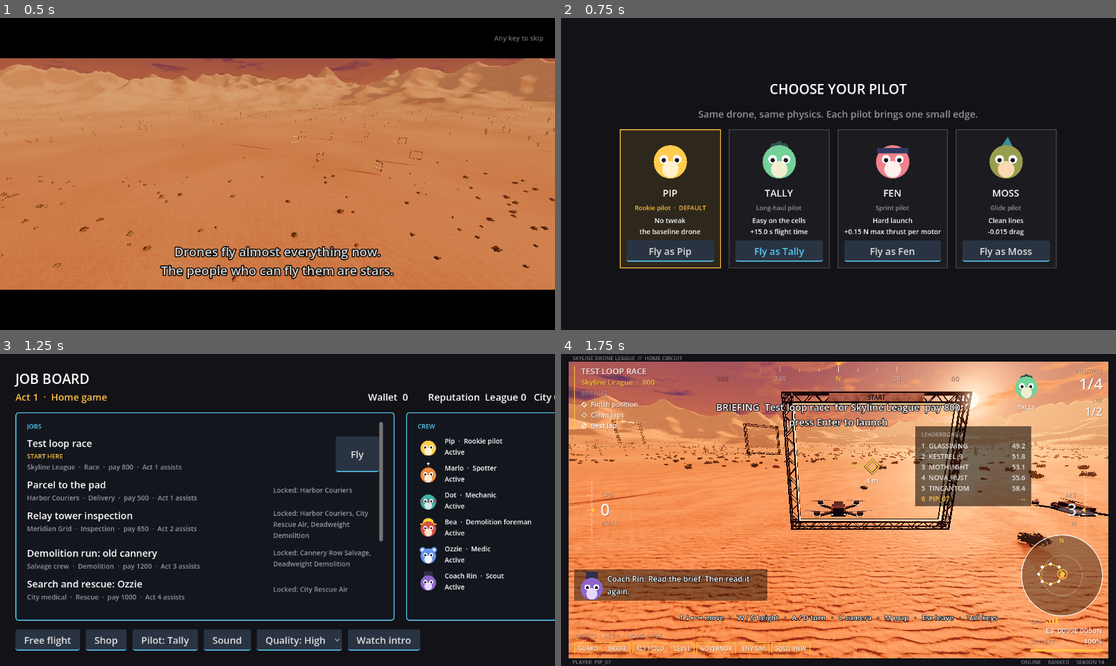
Above: before the commit, frames 1-4 (two rows, left to right).
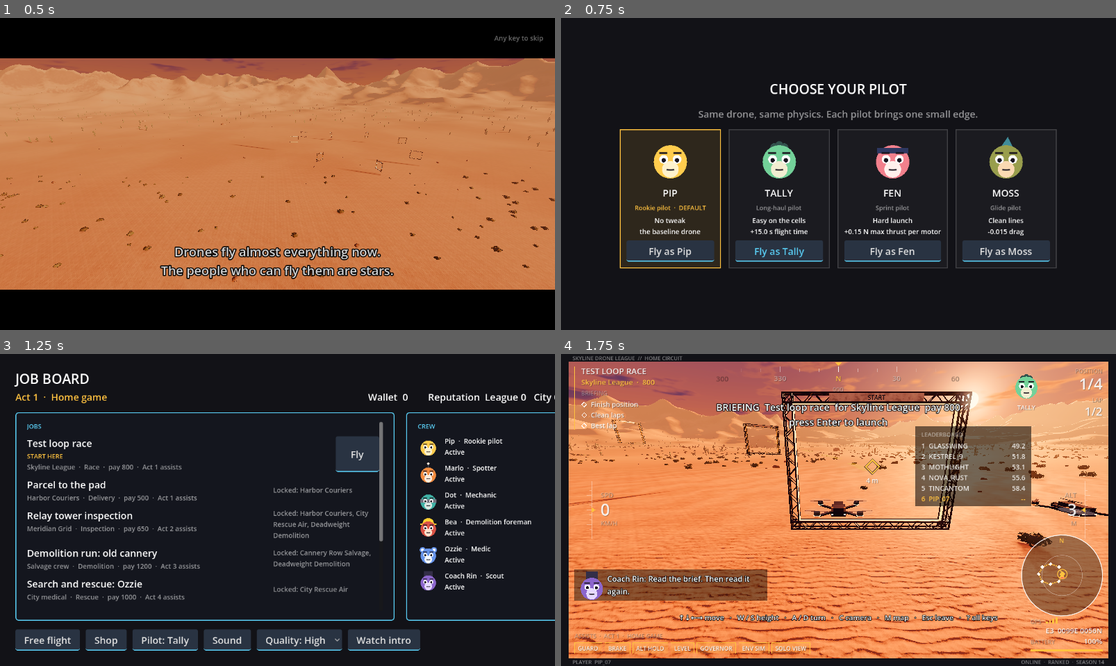
Above: after the commit, the same moments.

Repository: avdrav1/drone-sports
Game: Godot game, scene res://scenes/story/intro.tscn
The game is run twice, just before and just after one commit, with the same random seed, the same clock (stepped at 60 frames per second) and the same inputs.
Inputs (mouse positions are in pixels of both pictures, inside the frame that each line leads up to):
- Up to frame 1 (0.5 s): no input
- Up to frame 2 (0.75 s): tap Enter (ui_accept) at 0.5 s; move the mouse to (960, 158) at 0.52 s; hold Right (roll_right) from 0.53 s (still down); hold C (cycle_camera) from 0.53 s (still down); click (960, 158) at 0.67 s
- Up to frame 3 (1.25 s): keep holding Right (roll_right); keep holding C (cycle_camera); tap Enter (ui_accept) at 0.77 s
- Up to frame 4 (1.75 s): release Right (roll_right) at 1.25 s; release C (cycle_camera) at 1.25 s; click "Fly" at 1.25 s

Frame 1 is identical in both runs. In frame 2, 0.1% of the frame differs, in the area x 17-83%, y 42-49%; in frame 3, less than 0.1%; in frame 4, less than 0.1%.

Commit message:
Story 17.1: Face rig
Co-Authored-By: Claude Opus 5.5 <noreply@anthropic.com>

Diff:
--- a/scripts/ui/character_portrait.gd
+++ b/scripts/ui/character_portrait.gd
@@ -1,24 +1,107 @@
 class_name CharacterPortrait
 extends Control
 # A character's face. Uses the portrait texture when there is one; otherwise a
-# placeholder in the cast's shape language: a round body, big eyes, two or three
+# face drawn in the cast's shape language: a round body, big eyes, two or three
 # colors, and one silhouette feature per character. Readable at 64 px.
-# Greyed out when the character is dead.
+# Story 17.1: the drawn face has brows, lids, pupils and a mouth, one of
+# EXPRESSIONS, blinks on a seeded timer, and moves its mouth while `talking`.
+# Greyed out, eyes closed, when the character is dead.
+
+const EXPRESSIONS: Array[StringName] = [&"neutral", &"happy", &"determined", &"worried", &"shocked", &"sad"]
+
+## Face parameters per expression. brow_angle in radians, positive pulls the
+## inner ends down (a frown), negative lifts them (worry); brow_height, mouth
+## width and pupil offsets are fractions of the face; lid 1 is wide open, 0
+## shut; mouth_curve positive smiles, negative frowns; mouth_open 0 is a line.
+const POSES := {
+	&"neutral": {"brow_angle": 0.0, "brow_height": 0.0, "lid": 1.0, "pupil": Vector2.ZERO, "mouth_width": 0.42, "mouth_curve": 0.08, "mouth_open": 0.0},
+	&"happy": {"brow_angle": -0.08, "brow_height": 0.06, "lid": 0.7, "pupil": Vector2.ZERO, "mouth_width": 0.6, "mouth_curve": 0.6, "mouth_open": 0.4},
+	&"determined": {"brow_angle": 0.38, "brow_height": -0.06, "lid": 0.6, "pupil": Vector2.ZERO, "mouth_width": 0.4, "mouth_curve": -0.1, "mouth_open": 0.0},
+	&"worried": {"brow_angle": -0.36, "brow_height": 0.07, "lid": 1.0, "pupil": Vector2(0.35, -0.15), "mouth_width": 0.34, "mouth_curve": -0.22, "mouth_open": 0.06},
+	&"shocked": {"brow_angle": -0.12, "brow_height": 0.18, "lid": 1.0, "pupil": Vector2.ZERO, "mouth_width": 0.34, "mouth_curve": 0.0, "mouth_open": 0.9},
+	&"sad": {"brow_angle": -0.42, "brow_height": -0.02, "lid": 0.55, "pupil": Vector2(0.0, 0.4), "mouth_width": 0.4, "mouth_curve": -0.5, "mouth_open": 0.0},
+}
+## Seconds between blinks, and how long the lids stay shut.
+const BLINK_GAP := Vector2(2.0, 6.0)
+const BLINK_LENGTH := Vector2(0.1, 0.2)
+const INK := Color(0.1, 0.08, 0.12)
 
 @export var character: Character
 ## Drawn greyed, e.g. for a dead character on the roster.
 @export var greyed := false
+## One of EXPRESSIONS.
+@export var expression: StringName = &"neutral"
+## While true the mouth opens and closes.
+@export var talking := false
+## Seeds the blink timer; -1 uses the character's id, so a face always blinks alike.
+@export var blink_seed := -1
+
+## Seconds this face has been alive; drives blinks and talking.
+var time := 0.0
 
 func _ready() -> void:
 	if custom_minimum_size == Vector2.ZERO:
 		custom_minimum_size = Vector2(64, 64)
 
+func _process(delta: float) -> void:
+	time += delta
+	if drawn():
+		queue_redraw()
+
+## True when the face is drawn in code; a `portrait` texture overrides it.
+func drawn() -> bool:
+	return character != null and character.portrait == null
+
+## The face for `expr` at `t` seconds: brow_angle, brow_height, lid, pupil,
+## mouth_width, mouth_curve, mouth_open. Pure, so tests read the face, not pixels.
+static func pose(expr: StringName, t: float, is_talking := false, rng_seed := 0) -> Dictionary:
+	var p: Dictionary = POSES.get(expr, POSES[&"neutral"]).duplicate()
+	if blinking(rng_seed, t):
+		p.lid = 0.0
+	if is_talking:
+		# Two rhythms beating against each other, so it reads as speech, not a metronome.
+		var wave := absf(sin(t * 11.0)) * (0.65 + 0.35 * sin(t * 3.7))
+		p.mouth_open = clampf(p.mouth_open * 0.5 + 0.08 + 0.5 * wave, 0.0, 1.0)
+	return p
+
+## Each blink up to `until` seconds as Vector2(start, length), the same for the same seed.
+static func blinks(rng_seed: int, until: float) -> Array[Vector2]:
+	var rng := RandomNumberGenerator.new()
+	rng.seed = rng_seed
+	var out: Array[Vector2] = []
+	var at := rng.randf_range(BLINK_GAP.x, BLINK_GAP.y)
+	while at <= until:
+		var length := rng.randf_range(BLINK_LENGTH.x, BLINK_LENGTH.y)
+		out.append(Vector2(at, length))
+		at += length + rng.randf_range(BLINK_GAP.x, BLINK_GAP.y)
+	return out
+
+static func blinking(rng_seed: int, t: float) -> bool:
+	for b in blinks(rng_seed, t):
+		if t < b.x + b.y:
+			return true
+	return false
+
+func is_dead() -> bool:
+	return greyed or (character != null and not Roster.is_alive(character.id))
+
+## The face as drawn now: the dead keep their lids shut and stop talking.
+func current_pose() -> Dictionary:
+	var s := blink_seed
+	if s < 0:
+		s = hash(character.id) if character else 0
+	if is_dead():
+		var p := pose(expression, 0.0, false, s)
+		p.lid = 0.0
+		return p
+	return pose(expression, time, talking, s)
+
 func _draw() -> void:
 	if character == null:
 		return
 	var s := minf(size.x, size.y)
 	var c := size * 0.5
-	if character.portrait:
+	if not drawn():
 		draw_texture_rect(character.portrait, Rect2(c - Vector2.ONE * s * 0.5, Vector2.ONE * s), false, _tone(Color.WHITE))
 		return
 	var body := _tone(character.colors[0])
@@ -35,10 +118,65 @@
 	elif character.shape == &"visor":
 		# Racing visor pushed up on the forehead.
 		draw_rect(Rect2(center - Vector2(r * 0.95, r * 0.82), Vector2(r * 1.9, r * 0.32)), detail)
+	var p := current_pose()
+	var ink := _tone(INK)
+	var line := maxf(r * 0.08, 1.0)
 	for side in [-1.0, 1.0]:
 		var eye := center + Vector2(side * r * 0.4, -r * 0.15)
-		draw_circle(eye, r * 0.26, Color.WHITE)
-		draw_circle(eye + Vector2(0, r * 0.05), r * 0.13, _tone(Color(0.1, 0.08, 0.12)))
+		_draw_eye(eye, r * 0.26, p, body, ink, line)
+		_draw_brow(eye, r * 0.26, r, side, p, ink, line)
+	_draw_mouth(center + Vector2(0, r * 0.47), r, p, ink, line)
+
+func _draw_eye(eye: Vector2, er: float, p: Dictionary, lid_color: Color, ink: Color, line: float) -> void:
+	draw_circle(eye, er, _tone(Color.WHITE))
+	var pupil: Vector2 = p.pupil
+	draw_circle(eye + Vector2(0, er * 0.2) + pupil * er * 0.4, er * 0.5, ink)
+	var lid: float = p.lid
+	if lid >= 1.0:
+		return
+	# The lid: the part of the eye above a cut that falls as the eye closes.
+	var cut := er * (1.0 - 2.0 * lid)
+	var reach := er + 0.75
+	var half := acos(clampf(-cut / reach, -1.0, 1.0))
+	var pts := PackedVector2Array()
+	for i in 13:
+		var a := lerpf(-half, half, i / 12.0)
+		pts.append(eye + Vector2(sin(a), -cos(a)) * reach)
+	draw_colored_polygon(pts, lid_color)
+	var edge := sqrt(maxf(er * er - cut * cut, 0.0))
+	if lid <= 0.0:
+		# Shut: a soft downward curve.
+		draw_polyline(PackedVector2Array([eye + Vector2(-er, er * 0.1), eye + Vector2(0, er * 0.45), eye + Vector2(er, er * 0.1)]), ink, line, true)
+	else:
+		draw_line(eye + Vector2(-edge, cut), eye + Vector2(edge, cut), ink, line, true)
+
+func _draw_brow(eye: Vector2, er: float, r: float, side: float, p: Dictionary, ink: Color, line: float) -> void:
+	var mid := eye + Vector2(side * er * 0.1, -er * 1.45 - float(p.brow_height) * r)
+	# Rotate so the inner end (toward the nose) drops when brow_angle is positive.
+	var along := Vector2.RIGHT.rotated(-side * float(p.brow_angle)) * er * 0.85
+	draw_line(mid - along, mid + along, ink, line * 1.3, true)
+
+func _draw_mouth(m: Vector2, r: float, p: Dictionary, ink: Color, line: float) -> void:
+	var half: float = p.mouth_width * r * 0.5
+	var curve: float = p.mouth_curve * r * 0.2
+	var open: float = p.mouth_open * r * 0.32
+	var top := PackedVector2Array()
+	var bottom := PackedVector2Array()
+	for i in 9:
+		var u := lerpf(-1.0, 1.0, i / 8.0)
+		var bulge := 1.0 - u * u
+		var y := curve * bulge
+		top.append(m + Vector2(u * half, y - open * 0.35 * bulge))
+		if i > 0 and i < 8:
+			# The lower lip shares the corners with the upper one.
+			bottom.append(m + Vector2(u * half, y + open * 0.65 * bulge))
+	if open < line:
+		draw_polyline(top, ink, line, true)
+		return
+	bottom.reverse()
+	var shape := top.duplicate()
+	shape.append_array(bottom)
+	draw_colored_polygon(shape, ink)
 
 func _draw_feature(center: Vector2, r: float, body: Color, accent: Color, detail: Color) -> void:
 	match character.shape:
@@ -61,7 +199,7 @@
 			draw_colored_polygon(PackedVector2Array([center + Vector2(-r * 0.45, -r * 0.7), center + Vector2(r * 0.1, -r * 1.5), center + Vector2(r * 0.5, -r * 0.7)]), detail)
 
 func _tone(col: Color) -> Color:
-	if not greyed:
+	if not is_dead():
 		return col
 	var v := col.get_luminance() * 0.7 + 0.15
 	return Color(v, v, v, col.a)
--- /dev/null
+++ b/tests/test_face_rig.gd
@@ -0,0 +1,101 @@
+extends RefCounted
+# Story 17.1: face rig. Six distinct expressions, seeded blinks, a mouth that
+# moves while talking, a portrait texture still wins, every character draws at
+# 32, 64 and 128 px, and the dead keep their eyes shut.
+
+const Sim = preload("res://tests/sim.gd")
+const CHARACTERS := ["pip", "marlo", "dot", "bea", "ozzie", "rin", "tally", "fen", "moss"]
+
+func test_every_expression_is_distinct() -> bool:
+	var ok := CharacterPortrait.EXPRESSIONS.size() == 6
+	for a in CharacterPortrait.EXPRESSIONS:
+		for b in CharacterPortrait.EXPRESSIONS:
+			if a != b:
+				ok = ok and CharacterPortrait.pose(a, 0.0) != CharacterPortrait.pose(b, 0.0)
+	return ok
+
+func test_happy_sad_shocked() -> bool:
+	var happy := CharacterPortrait.pose(&"happy", 0.0)
+	var sad := CharacterPortrait.pose(&"sad", 0.0)
+	var shocked := CharacterPortrait.pose(&"shocked", 0.0)
+	var ok: bool = happy.mouth_curve > 0.0 and sad.mouth_curve < 0.0 and shocked.mouth_open >= 0.6
+	for e in CharacterPortrait.EXPRESSIONS:
+		if e != &"shocked":
+			ok = ok and CharacterPortrait.pose(e, 0.0).mouth_open < shocked.mouth_open
+	return ok
+
+func test_blinks_are_seeded_and_timed() -> bool:
+	var ok := true
+	for s in [0, 1, 7, 12345]:
+		var b := CharacterPortrait.blinks(s, 300.0)
+		ok = ok and b.size() >= 300.0 / 6.2 and b == CharacterPortrait.blinks(s, 300.0)
+		var last_end := 0.0
+		for blink in b:
+			var gap: float = blink.x - last_end
+			ok = ok and blink.y >= 0.1 and blink.y <= 0.2 and gap >= 2.0 and gap <= 6.0
+			# Shut through the blink, open either side of it.
+			ok = ok and CharacterPortrait.pose(&"neutral", blink.x + blink.y * 0.5, false, s).lid == 0.0
+			ok = ok and CharacterPortrait.pose(&"neutral", blink.x - 0.05, false, s).lid > 0.0
+			ok = ok and CharacterPortrait.pose(&"neutral", blink.x + blink.y + 0.05, false, s).lid > 0.0
+			last_end = blink.x + blink.y
+	return ok and CharacterPortrait.blinks(1, 300.0) != CharacterPortrait.blinks(2, 300.0)
+
+func test_talking_moves_the_mouth() -> bool:
+	var ok := true
+	for e in CharacterPortrait.EXPRESSIONS:
+		var held: float = CharacterPortrait.POSES[e].mouth_open
+		var seen := {}
+		for i in 30:
+			var t := i * 0.07
+			ok = ok and CharacterPortrait.pose(e, t, false).mouth_open == held
+			seen[snappedf(CharacterPortrait.pose(e, t, true).mouth_open, 0.01)] = true
+		ok = ok and seen.size() > 5
+	return ok
+
+func test_portrait_texture_overrides_face() -> bool:
+	var c: Character = Roster.character(&"marlo").duplicate()
+	var p := CharacterPortrait.new()
+	p.character = c
+	var drawn_before := p.drawn()
+	c.portrait = PlaceholderTexture2D.new()
+	var ok := drawn_before and not p.drawn()
+	p.free()
+	return ok
+
+func test_every_character_draws_at_every_size() -> bool:
+	var faces: Array[CharacterPortrait] = []
+	for id in CHARACTERS:
+		var c: Character = load("res://data/characters/%s.tres" % id)
+		for px in [32, 64, 128]:
+			for e in CharacterPortrait.EXPRESSIONS:
+				var p := CharacterPortrait.new()
+				p.character = c
+				p.expression = e
+				p.talking = e == &"happy"
+				p.greyed = e == &"sad"
+				p.size = Vector2(px, px)
+				Sim.add(p)
+				faces.append(p)
+	for i in 3:
+		await Engine.get_main_loop().process_frame
+	var ok := faces.size() == CHARACTERS.size() * 3 * 6
+	for p in faces:
+		ok = ok and p.drawn()
+		p.free()
+	return ok
+
+func test_the_dead_have_closed_lids() -> bool:
+	var p := CharacterPortrait.new()
+	p.character = Roster.character(&"marlo")
+	p.expression = &"shocked"
+	p.talking = true
+	var open_alive: float = p.current_pose().lid
+	Roster.kill(&"marlo")
+	var dead := p.current_pose()
+	var greyed := CharacterPortrait.new()
+	greyed.character = Roster.character(&"dot")
+	greyed.greyed = true
+	var ok: bool = open_alive > 0.0 and dead.lid == 0.0 and p.is_dead() and greyed.current_pose().lid == 0.0
+	p.free()
+	greyed.free()
+	return ok
Not shown, added: tests/test_face_rig.gd.uid
Not shown, changed: docs/BACKLOG.md
